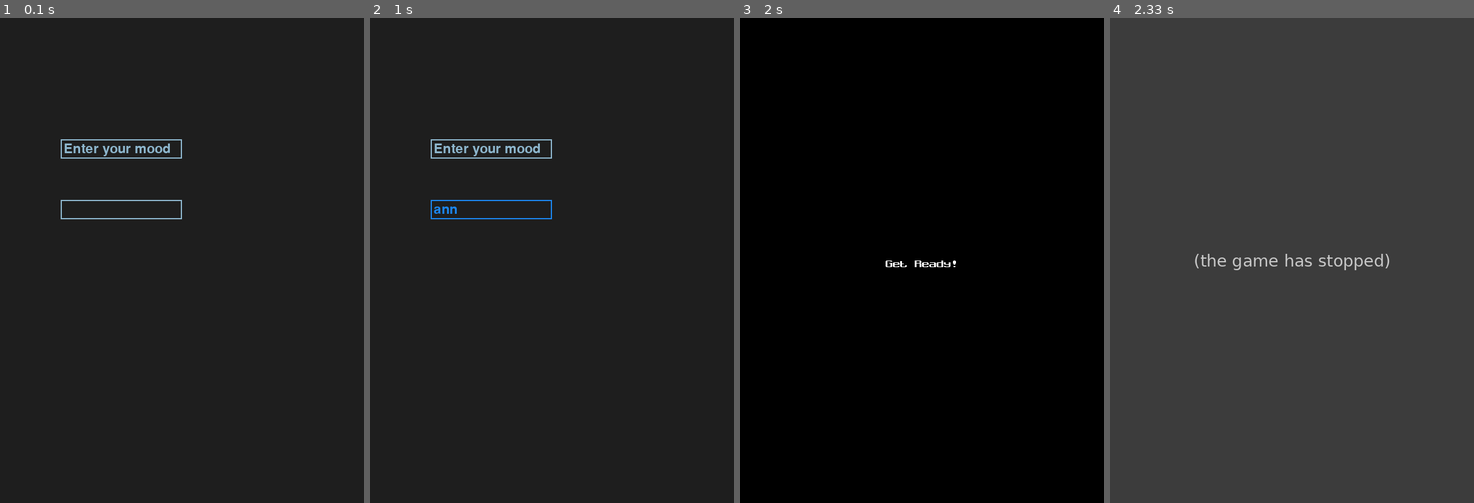
Above: before the commit, frames 1-4 (left to right).
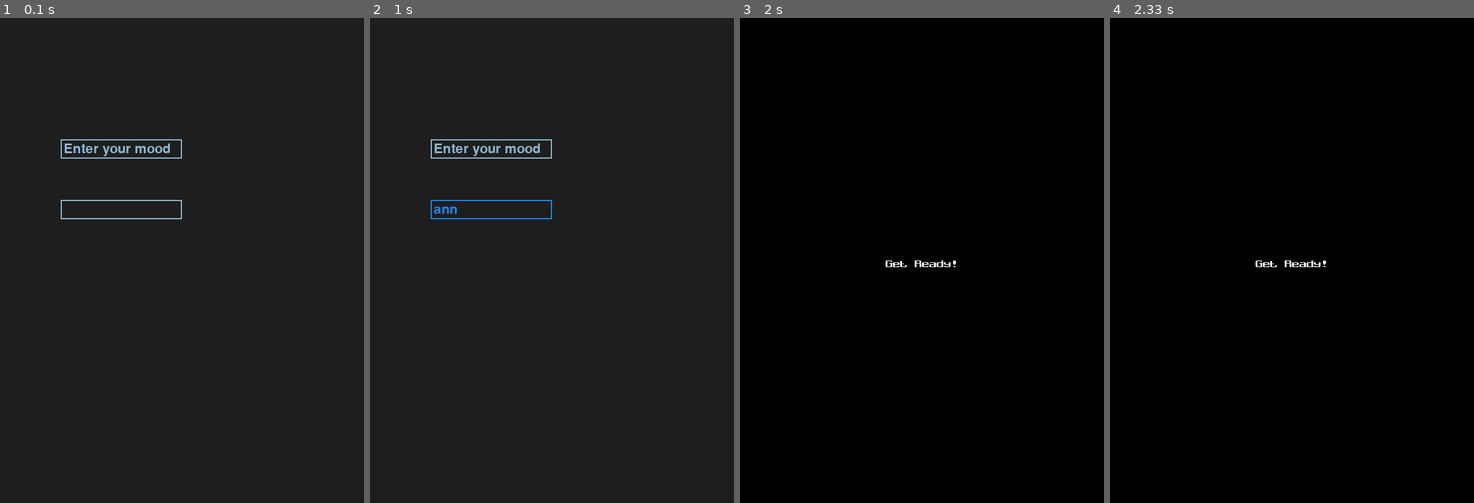
Above: after the commit, the same moments.

Repository: eli7eb/python_rk_puzzle_pygame
Game: pygame game, started from rk_code/__main__.py
Same seed, same stepped clock (60 frames per second), same inputs: the game is played once before the commit and once after it.
Inputs (mouse positions are in pixels of both pictures, inside the frame that each line leads up to):
- Up to frame 1 (0.1 s): no input
- Up to frame 2 (1 s): press the mouse at (490, 212) at 0.37 s; move the mouse to (515, 168) at 0.47 s; release the mouse at (537, 129) at 0.6 s; type "ann" at 0.67 s
- Up to frame 3 (2 s): tap Enter at 1 s
- Up to frame 4 (2.33 s): no input

Frames 1-3 are identical in both runs. In frame 4, 100% of the frame differs, in the area x 0-100%, y 0-100%.
Error before the commit: AttributeError: 'NoneType' object has no attribute 'pause' (rk_game_loop.py line 19); the game stopped at 2.03 s (later frames are placeholders)

Commit message:
get image from rk is now in interstitial state

Diff:
--- a/rk_code/__main__.py
+++ b/rk_code/__main__.py
@@ -1,8 +1,8 @@
-
 from rk_code.rk_settings.rk_states_manager import *
 from rk_code.rk_states.rk_game_menu import GameMenuState
 from rk_code.rk_states.interstitial import *
 from rk_code.rk_states.rk_game_loop import *
+from rk_code.rk_data.rk_consts import *
 # main game loop
 # game state machine
 # switch between game states
@@ -23,9 +23,9 @@
 #
 puzzleGame = RKPuzzleGame("RK_PUZZLE", 600, 800)
 mainMenuState = GameMenuState(puzzleGame)
-gameOverState = InterstitialState( puzzleGame, 'G A M E  O V E R !', 5000, mainMenuState )
+gameOverState = InterstitialState(puzzleGame, GLOBAL_GAME_OVER_MSG, 5000, mainMenuState )
 playGameState = PlayGameState( puzzleGame, gameOverState )
-getReadyState = InterstitialState( puzzleGame, 'Get Ready!', 2000, playGameState )
+getReadyState = InterstitialState( puzzleGame, GLOBAL_GAME_GET_READY_MSG, 2000, playGameState )
 mainMenuState.setPlayState( getReadyState )
 
 puzzleGame.run(mainMenuState)
--- /dev/null
+++ b/rk_code/rk_data/rk_consts.py
@@ -0,0 +1,2 @@
+GLOBAL_GAME_OVER_MSG = 'G A M E  O V E R !'
+GLOBAL_GAME_GET_READY_MSG = 'Get Ready!'
--- a/rk_code/rk_states/interstitial.py
+++ b/rk_code/rk_states/interstitial.py
@@ -2,6 +2,7 @@
 from pygame.locals import *
 from rk_code.rk_utils.bitmap_font import *
 from rk_code.rk_settings.rk_states_manager import *
+from rk_code.rk_data.rk_consts import *
 
 """
 ----------------------------------------------------------------------------------------------------
@@ -11,19 +12,27 @@
 	messages
 ----------------------------------------------------------------------------------------------------
 """
+
+
 class InterstitialState(GameState):
 
-	def __init__(self, game, msg, waitTimeMs, nextState):
-		super(InterstitialState, self).__init__(game)
-		self.nextState = nextState
-		self.font = BitmapFont('fasttracker2-style_12x12.png', 12, 12)
-		self.message = msg
-		self.waitTimer = waitTimeMs
+    def __init__(self, game, msg, waitTimeMs, nextState):
+        super(InterstitialState, self).__init__(game)
+        self.nextState = nextState
+        self.font = BitmapFont('fasttracker2-style_12x12.png', 12, 12)
+        self.message = msg
+        self.waitTimer = waitTimeMs
+        self.doneImage = False
 
-	def update(self, gameTime):
-		self.waitTimer -= gameTime
-		if ( self.waitTimer < 0 ):
-			self.game.changeState(self.nextState, self.game.params)
+    def update(self, gameTime):
+        self.waitTimer -= gameTime
+        if (self.message == GLOBAL_GAME_GET_READY_MSG and self.doneImage == False):
+            self.getImageToSplit()
+        elif (self.waitTimer < 0):
+            self.game.changeState(self.nextState, self.game.params)
 
-	def draw(self, surface):
-		self.font.centre(surface, self.message, surface.get_rect().height / 2)
+    def draw(self, surface):
+        self.font.centre(surface, self.message, surface.get_rect().height / 2)
+
+    def getImageToSplit(self):
+        self.mood_string = self.game.params[0] if (len(self.game.params[0]) > 0) else 'random'
--- a/rk_code/rk_states/rk_game_loop.py
+++ b/rk_code/rk_states/rk_game_loop.py
@@ -14,9 +14,11 @@
         self.initialise()
 
     def onEnter(self, previousState, params):
-# ASSERT if params not there go for random
-        self.mood_string = self.game.params[0]
+
+    # check uon user input
+
         self.player_controller.pause(False)
+    # prepare image
 
     def initialise(self):
         make = self
